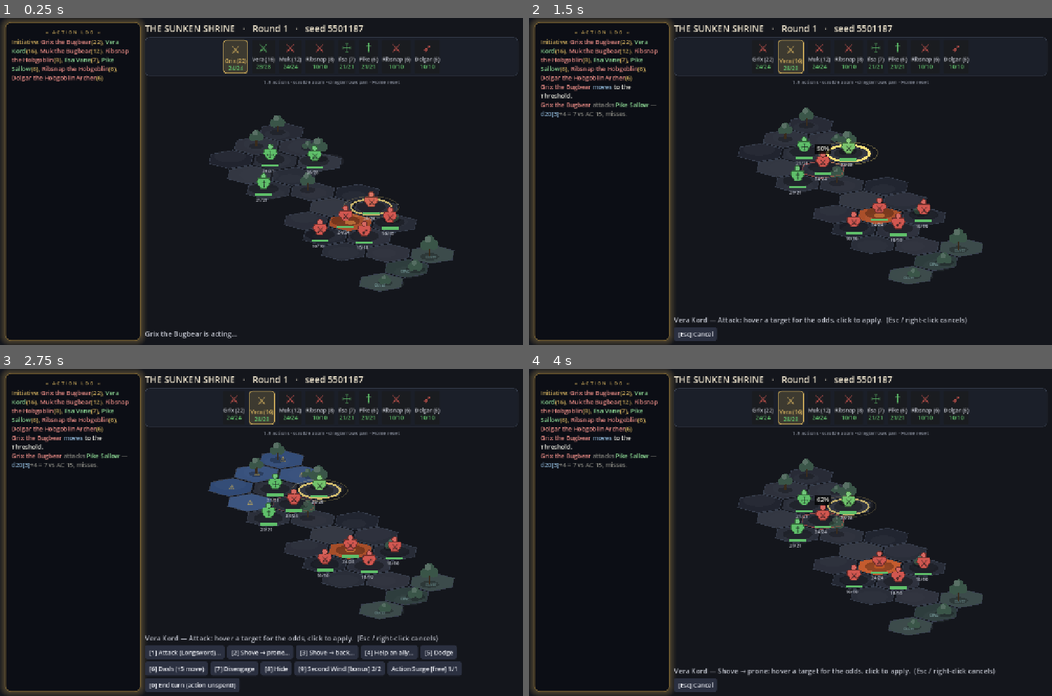
Above: before the commit, frames 1-4 (two rows, left to right).
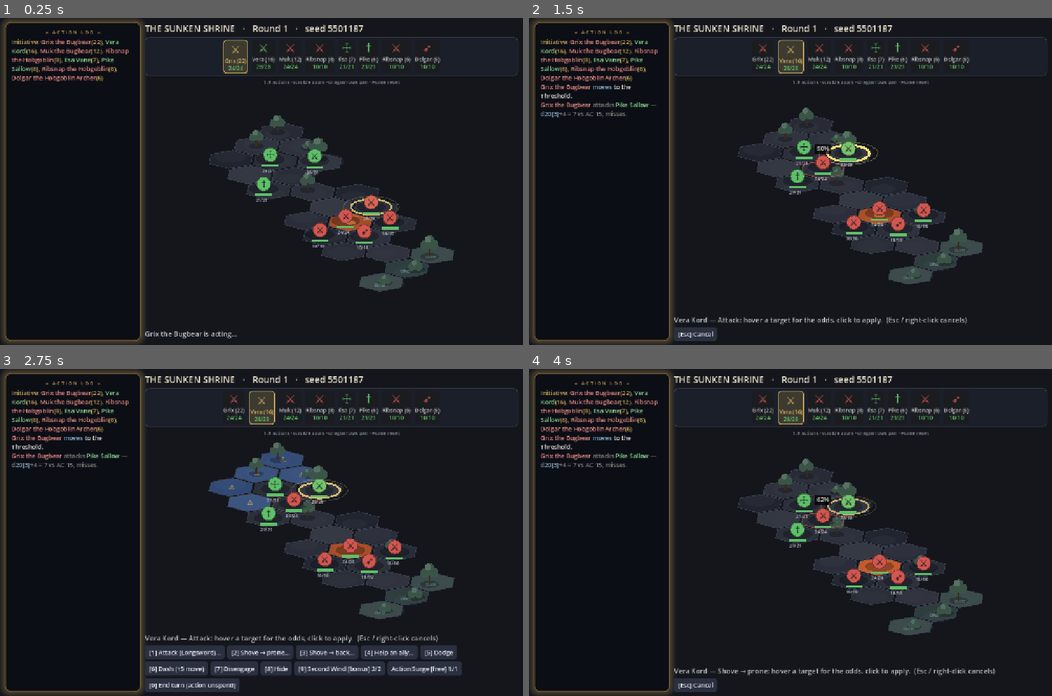
Above: after the commit, the same moments.

Repository: EgecanOzcakar/sorcmerc
Game: Godot game, scene res://scenes/main.tscn
Two runs of this game, one before a commit and one after it. Both use one fixed random seed, a clock stepped at 60 frames per second and the inputs below. This scene is started directly instead of the project's main scene.
Inputs (mouse positions are in pixels of both pictures, inside the frame that each line leads up to):
- Up to frame 1 (0.25 s): no input
- Up to frame 2 (1.5 s): tap Enter at 0.5 s; drag from (790, 181) to (842, 109) at 0.52 s; click "[1] Attack (Longsword)…" at 1.25 s
- Up to frame 3 (2.75 s): click "[Esc] Cancel" at 2 s
- Up to frame 4 (4 s): click "[2] Shove → prone…" at 2.75 s; tap Enter at 3.5 s; drag from (685, 548) to (764, 597) at 3.52 s

The runs differ from the first frame. In frame 1, 0.5% of the frame differs, in the area x 49-76%, y 38-68%; in frame 2, 0.5%, in the area x 50-77%, y 36-66%; in frame 3, 0.5%; in frame 4, 0.5%.

Commit message:
Isometric board: back to circular tokens
The tapered torso+head figure reads worse than the plain disc, so the token
is a circle again, still raised off its projected shadow ellipse by the
short post. Everything else from the previous commit stands — camera angle,
per-hex ground tinting, seam-only outlines, foliage.

Downed combatants keep an equivalent of the old slump: no lift, and the
circle is drawn as a _disc(), i.e. flat to the board plane like the shadows
and ground patches, so an unconscious token visibly lies in its hex instead
of standing in it.

Co-Authored-By: Claude Opus 5 <noreply@anthropic.com>

Diff:
--- a/scenes/main.gd
+++ b/scenes/main.gd
@@ -1158,26 +1158,6 @@
 			"col": Color(String(FLORA_COL.get(pal, "3f5240"))),
 			"scale": (0.85 + 0.45 * _rand(hx, 9)) * (1.15 if cover else 1.0)}
 
-	# A combatant: a standing figure rather than a poker chip — a tapered torso
-	# out of the hex, a head above it. Still flat shapes, still one silhouette for
-	# everyone; the class/creature glyph on the chest is what tells them apart.
-	# ponytail: no per-unit art. That is the sprite track's job, not this one.
-	const FIGURE := [Vector2(-0.30, -0.02), Vector2(-0.80, -0.72), Vector2(-0.66, -1.18),
-		Vector2(0.66, -1.18), Vector2(0.80, -0.72), Vector2(0.30, -0.02)]
-
-	func _draw_figure(foot: Vector2, rad: float, base: Color, down: bool) -> void:
-		var sy := 0.45 if down else 1.0     # the unconscious slump into a heap
-		var body := PackedVector2Array()
-		for o in FIGURE:
-			body.append(foot + Vector2(o.x * rad, o.y * rad * sy))
-		draw_colored_polygon(body, base)
-		var edge := body.duplicate()
-		edge.append(edge[0])
-		draw_polyline(edge, base.darkened(0.45), 2.0)
-		var head := foot + Vector2(0, -1.46 * rad * sy)
-		draw_circle(head, rad * 0.31, base.lightened(0.10))
-		draw_arc(head, rad * 0.31, 0, TAU, 16, base.darkened(0.45), 2.0)
-
 	# A plant: flat shapes only, standing upright out of a projected shadow.
 	func _draw_foliage(d: Dictionary, s: float) -> void:
 		var at: Vector2 = d["at"]
@@ -1325,9 +1305,10 @@
 				base = base.lerp(Color.WHITE, clampf(_flash[c.id] / 0.35, 0, 1))
 			var rad := s * 0.62
 			# The token stands ON its hex: a flat shadow ellipse marks the footprint,
-			# the disc itself floats a little above it.
-			var lift := Vector2(0, -rad * 0.55)
-			var tp := p + lift
+			# the disc itself floats a little above it. Unconscious, it drops onto
+			# the ground — no lift, and flat to the board plane like everything
+			# else lying on it.
+			var tp := p if c.is_down() else p + Vector2(0, -rad * 0.55)
 			draw_colored_polygon(_disc(p, rad * 0.92), Color(0, 0, 0, 0.28))
 			if c == cur:
 				# A real blink: the ring breathes in alpha, width AND radius, with a
@@ -1338,9 +1319,15 @@
 					Color(1.0, 0.886, 0.478, 0.25 + 0.75 * bl), 2.5 + bl * 3.0)
 				draw_polyline(_disc(p, rad + 12.0 + bl * 6.0, true),
 					Color(1.0, 0.886, 0.478, 0.30 * bl), 2.0)
-			_draw_figure(p, rad, base, c.is_down())
+			if c.is_down():
+				draw_colored_polygon(_disc(p, rad * 0.8), base)
+				draw_polyline(_disc(p, rad * 0.8, true), base.darkened(0.4), 2.0)
+			else:
+				draw_line(p, tp, base.darkened(0.55), 3.0)   # the "post" it stands on
+				draw_circle(tp, rad * 0.8, base)
+				draw_arc(tp, rad * 0.8, 0, TAU, 24, base.darkened(0.4), 2.0)
 			# The token's mark: class glyph for heroes, creature-type glyph for foes.
-			_centered(_glyph(c), tp, int(21 * fz), Color("101216"))
+			_centered(_glyph(c), tp, int(24 * fz), Color("101216"))
 
 			# hp bar
 			var hv: float = _hp.get(c.id, float(c.hp))
